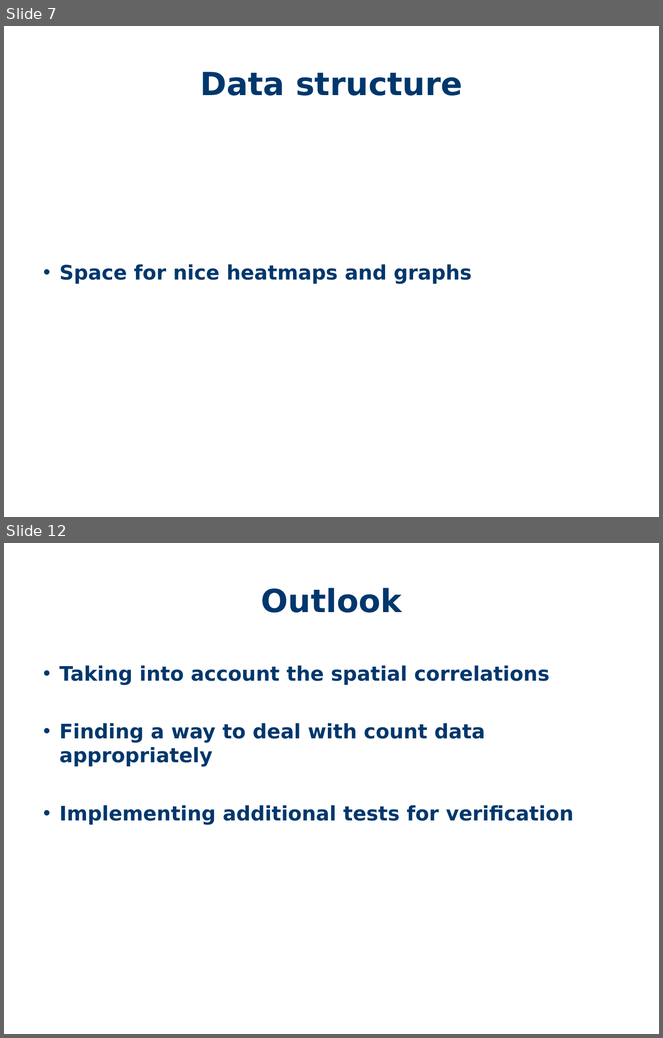
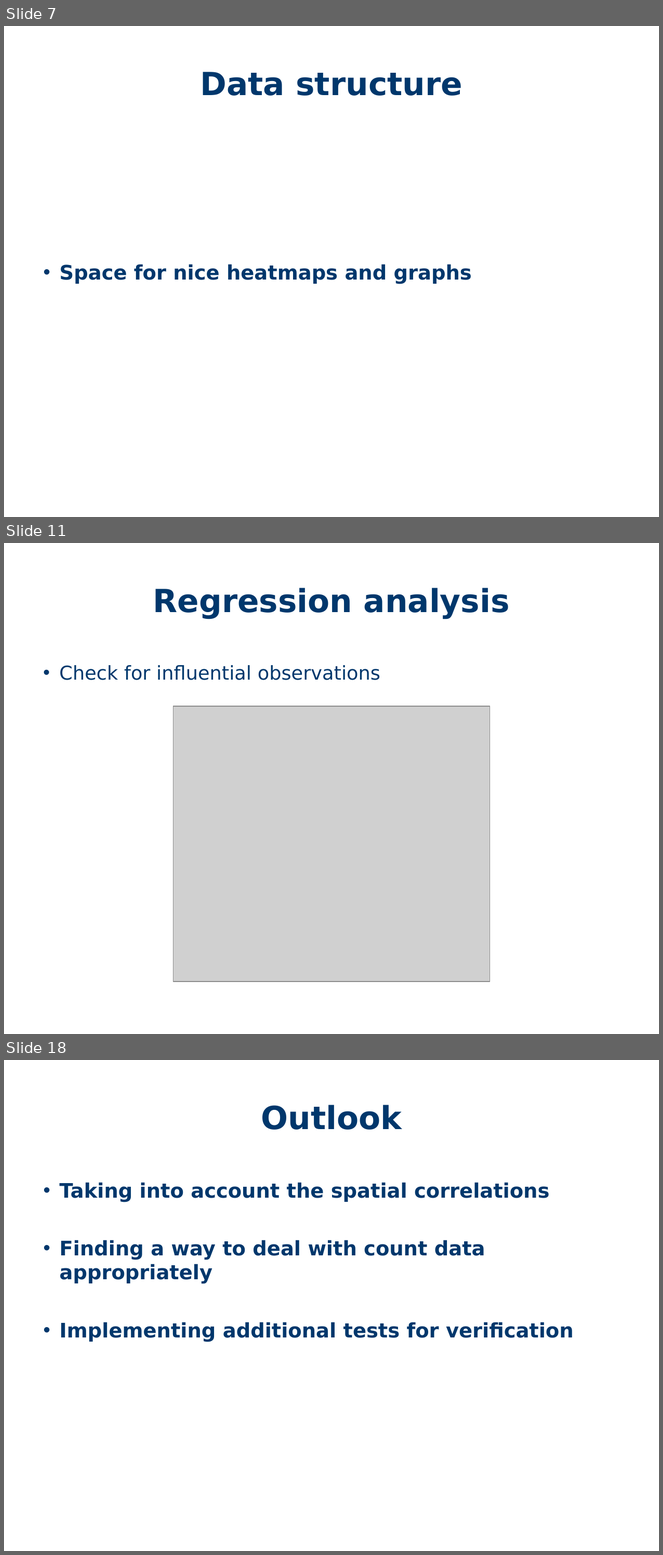
Before and after one commit to PetraBurdejova/spl2018take2, a slide deck: SPL.ppt. Shown one above the other, each under a label of ours: slides 7 and 12 before the commit, slides 7, 11 and 18 after it; the slides between them are not shown. The pictures are 663x1038 and 663x1555 pixels, drawn with LibreOffice and Linux fonts; fonts in the diff are those of the drawing; grey boxes stand for pictures; background and template pictures are left out. Boxes give left, top, right and bottom in pixels: in the first picture for what was removed or moved away, otherwise in the second. Text is boxed around its words. In the diff, an @@ line names an element or a change of style, - is before the commit and + after.

```diff
--- a/SPL.ppt
+++ b/SPL.ppt
@@ slide 11 added at <box>4,543,659,1034</box>, background #FFFFFF @@
@@ title added at <box>153,588,510,618</box>, 35 pt, text #00376C, bold @@
+Regression analysis
@@ text added at <box>59,665,380,680</box>, 21 pt, text #00376C @@
+• Check for influential observations
@@ picture added at <box>173,706,490,982</box> @@
@@ what was slide 12 is now slide 18 @@
```
Also in this commit, not shown: 1 slide changed, 7 other slides added, 2 slides removed.
